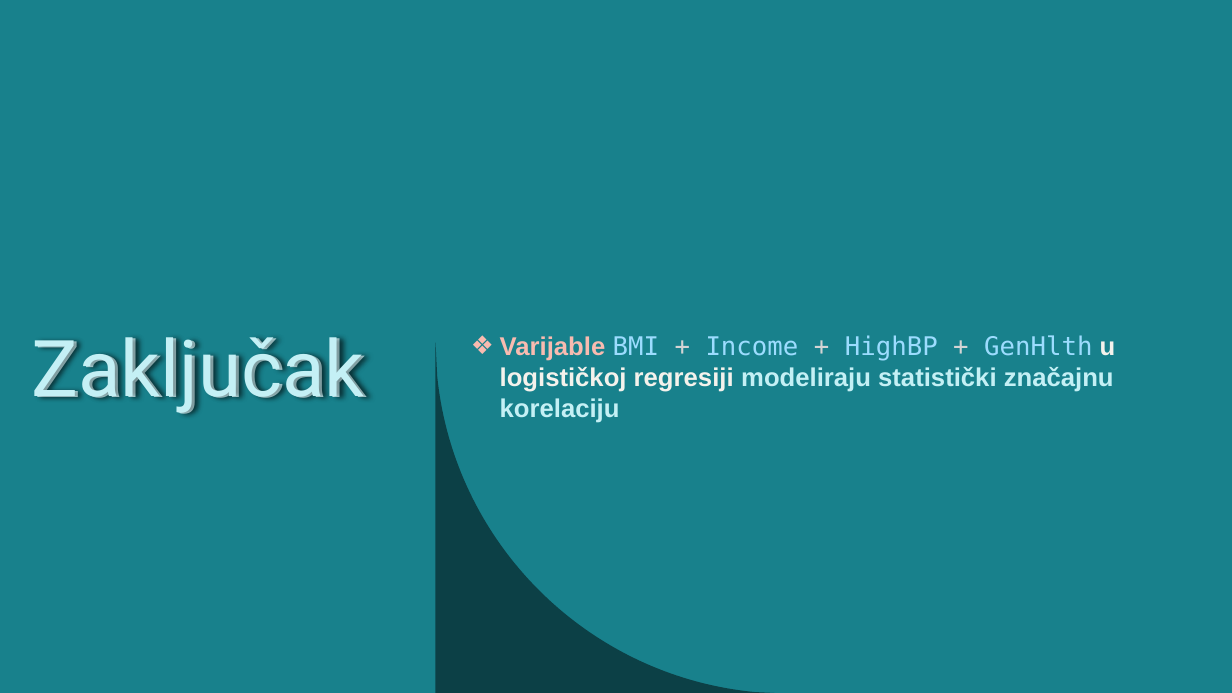
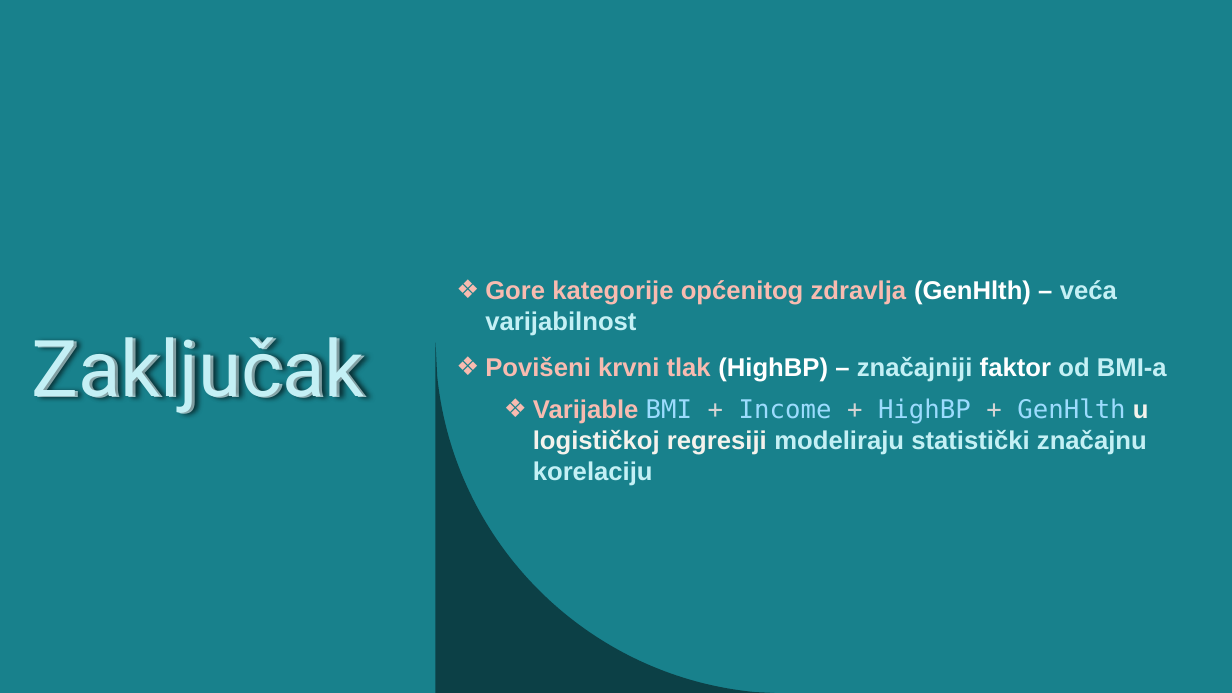
Before and after one commit to jfletcher20/diabetes-health-indicators-analysis, a slide deck: slide 26 of documentation/powerpoint/analysis-documentation.pptx (slide 25 before the commit). Drawn at 1232x693 pixels with LibreOffice and Linux fonts; fonts in the diff are those of the drawing. Boxes give left, top, right and bottom in pixels: in the first picture for what was removed or moved away, otherwise in the second. Text is boxed around its words. In the diff, an @@ line names an element or a change of style, - is before the commit and + after.

```diff
--- a/documentation/powerpoint/analysis-documentation.pptx
+++ b/documentation/powerpoint/analysis-documentation.pptx
@@ text added at [485, 280, 1167, 382], 20 pt, text #F8BBB0, bold @@
+❖ Gore kategorije općenitog zdravlja (GenHlth) – veća varijabilnost
+❖ Povišeni krvni tlak (HighBP) – značajniji faktor od BMI-a
@@ text "Varijable BMI + Income + ...": place and size @@
-text "Varijable BMI + Income + ..." at [500, 335, 1116, 392]
+text "Varijable BMI + Income + ..." at [533, 398, 1149, 455]
```
Also in this commit, not shown: 1 other slide changed, 1 slide added, 1 other file.
